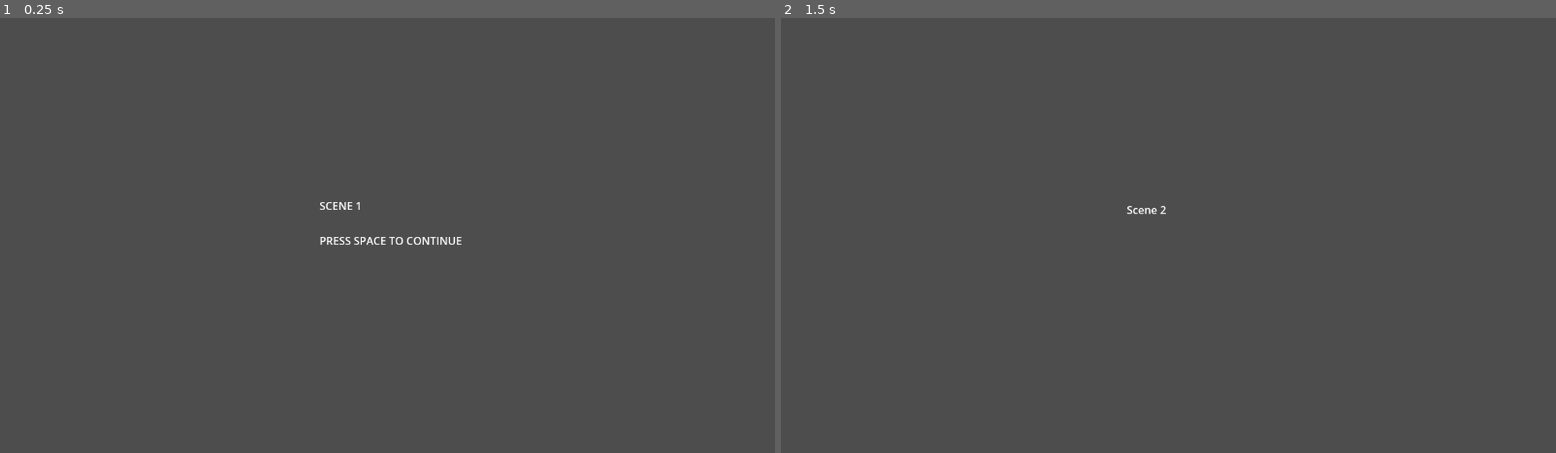
Above: before the commit, frames 1-2 (left to right).
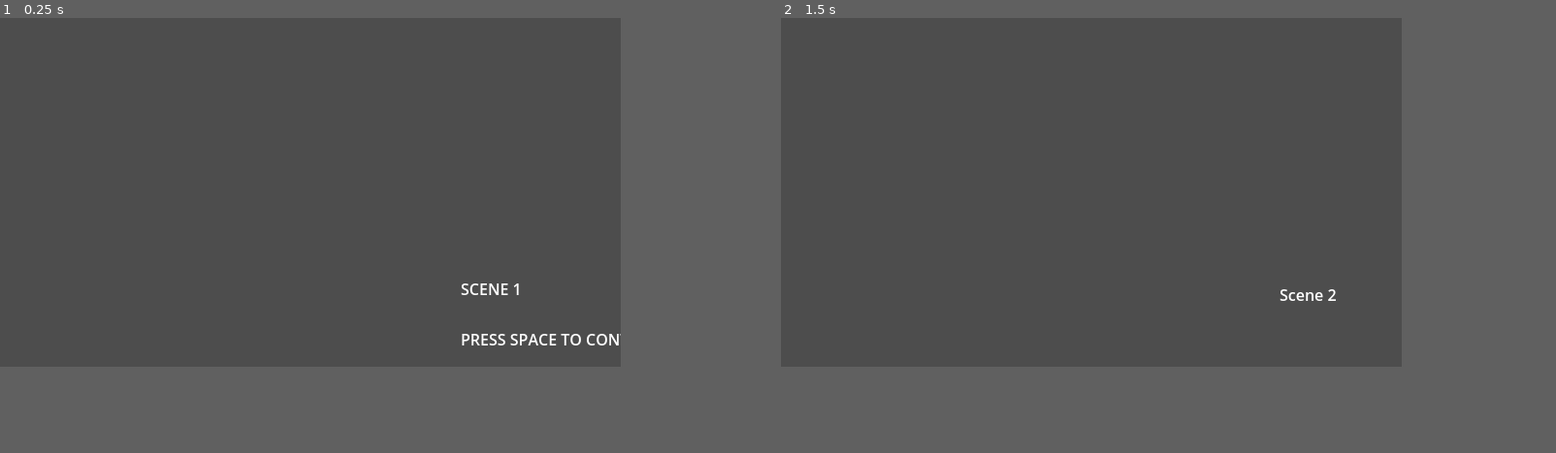
Above: after the commit, the same moments.

Repository: HuskyGameDev/2025f-team5
Game: Godot game, scene res://Game/main.tscn
Same seed, same stepped clock (60 frames per second), same inputs: the game is played once before the commit and once after it.
Inputs:
- Up to frame 1 (0.25 s): no input
- Up to frame 2 (1.5 s): tap Space (Dash) at 0.5, 0.6, 1.25, 1.35 s
The window is 799x449 before the commit and 640x360 after it. Grey fills any space a smaller window leaves; there, only what the larger window draws over its background counts as a difference.

The runs differ from the first frame. In frame 1, 0.6% of the frame differs, in the area x 41-81%, y 42-76%; in frame 2, 0.1%.

Commit message:
feat: default keybinds and resolution
Set default keybinds to reduce further changes needing to be made to project.godot, and set the base resolution of the game's viewport to be 640x360.

Diff:
--- a/project.godot
+++ b/project.godot
@@ -15,10 +15,54 @@
 config/features=PackedStringArray("4.5", "Forward Plus")
 config/icon="res://icon.svg"
 
+[display]
+
+window/size/viewport_width=640
+window/size/viewport_height=360
+window/stretch/mode="viewport"
+window/stretch/scale_mode="integer"
+
 [input]
 
 Dash={
 "deadzone": 0.2,
 "events": [Object(InputEventKey,"resource_local_to_scene":false,"resource_name":"","device":-1,"window_id":0,"alt_press …(191 unchanged characters)…
+, Object(InputEventJoypadButton,"resource_local_to_scene":false,"resource_name":"","device":-1,"button_index":1,"pressure":0.0,"pressed":false,"script":null)
 ]
 }
+Left={
+"deadzone": 0.2,
+"events": [Object(InputEventKey,"resource_local_to_scene":false,"resource_name":"","device":-1,"window_id":0,"alt_pressed":false,"shift_pressed":false,"ctrl_pressed":false,"meta_pressed":false,"pressed":false,"keycode":0,"physical_keycode":65,"key_label":0,"unicode":97,"location":0,"echo":false,"script":null)
+, Object(InputEventJoypadMotion,"resource_local_to_scene":false,"resource_name":"","device":-1,"axis":0,"axis_value":-1.0,"script":null)
+]
+}
+Right={
+"deadzone": 0.2,
+"events": [Object(InputEventKey,"resource_local_to_scene":false,"resource_name":"","device":-1,"window_id":0,"alt_pressed":false,"shift_pressed":false,"ctrl_pressed":false,"meta_pressed":false,"pressed":false,"keycode":0,"physical_keycode":68,"key_label":0,"unicode":100,"location":0,"echo":false,"script":null)
+, Object(InputEventJoypadMotion,"resource_local_to_scene":false,"resource_name":"","device":-1,"axis":0,"axis_value":1.0,"script":null)
+]
+}
+Up={
+"deadzone": 0.2,
+"events": [Object(InputEventKey,"resource_local_to_scene":false,"resource_name":"","device":-1,"window_id":0,"alt_pressed":false,"shift_pressed":false,"ctrl_pressed":false,"meta_pressed":false,"pressed":false,"keycode":0,"physical_keycode":87,"key_label":0,"unicode":119,"location":0,"echo":false,"script":null)
+, Object(InputEventJoypadMotion,"resource_local_to_scene":false,"resource_name":"","device":-1,"axis":1,"axis_value":-1.0,"script":null)
+]
+}
+Down={
+"deadzone": 0.2,
+"events": [Object(InputEventKey,"resource_local_to_scene":false,"resource_name":"","device":-1,"window_id":0,"alt_pressed":false,"shift_pressed":false,"ctrl_pressed":false,"meta_pressed":false,"pressed":false,"keycode":0,"physical_keycode":83,"key_label":0,"unicode":115,"location":0,"echo":false,"script":null)
+, Object(InputEventJoypadMotion,"resource_local_to_scene":false,"resource_name":"","device":-1,"axis":1,"axis_value":1.0,"script":null)
+]
+}
+PrimaryAction={
+"deadzone": 0.2,
+"events": [Object(InputEventMouseButton,"resource_local_to_scene":false,"resource_name":"","device":-1,"window_id":0,"alt_pressed":false,"shift_pressed":false,"ctrl_pressed":false,"meta_pressed":false,"button_mask":1,"position":Vector2(175, 24),"global_position":Vector2(184, 72),"factor":1.0,"button_index":1,"canceled":false,"pressed":true,"double_click":false,"script":null)
+, Object(InputEventJoypadMotion,"resource_local_to_scene":false,"resource_name":"","device":-1,"axis":5,"axis_value":1.0,"script":null)
+]
+}
+SecondaryAction={
+"deadzone": 0.2,
+"events": [Object(InputEventMouseButton,"resource_local_to_scene":false,"resource_name":"","device":-1,"window_id":0,"alt_pressed":false,"shift_pressed":false,"ctrl_pressed":false,"meta_pressed":false,"button_mask":2,"position":Vector2(243, 11),"global_position":Vector2(252, 59),"factor":1.0,"button_index":2,"canceled":false,"pressed":true,"double_click":false,"script":null)
+, Object(InputEventJoypadMotion,"resource_local_to_scene":false,"resource_name":"","device":-1,"axis":4,"axis_value":1.0,"script":null)
+]
+}
